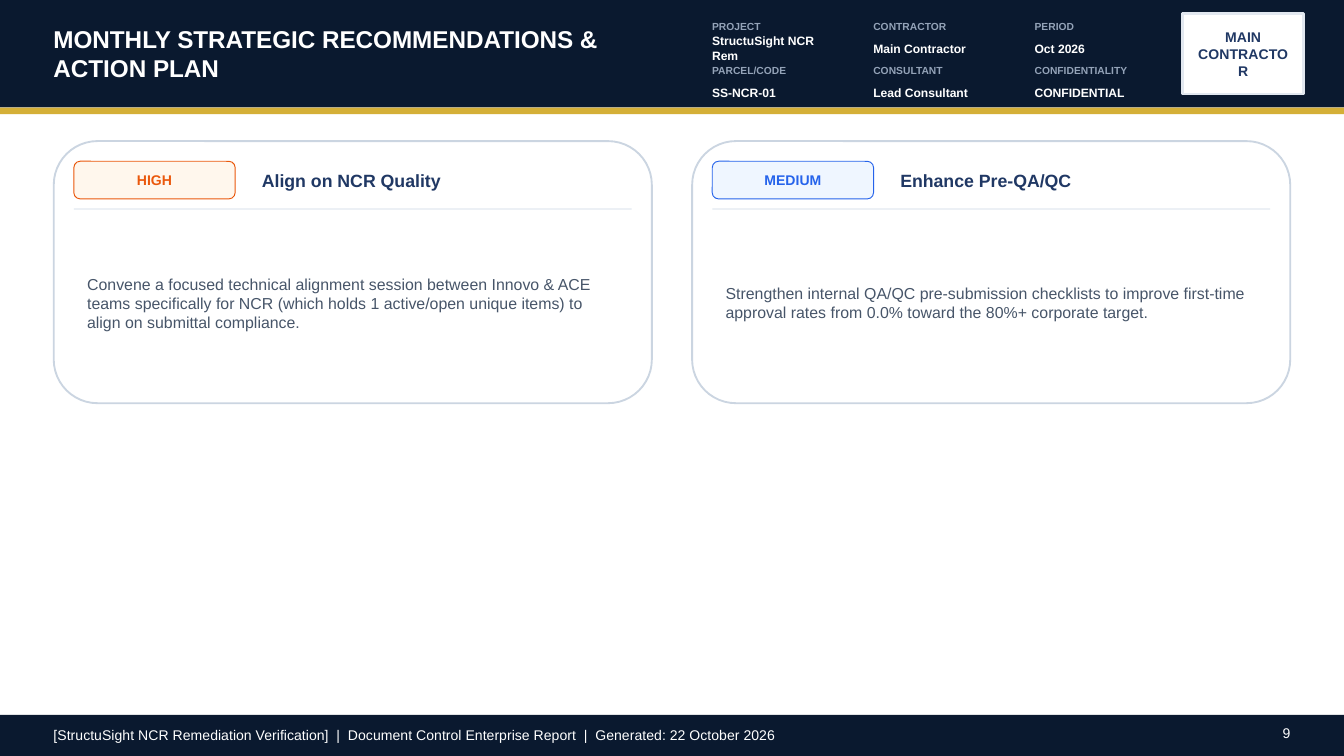
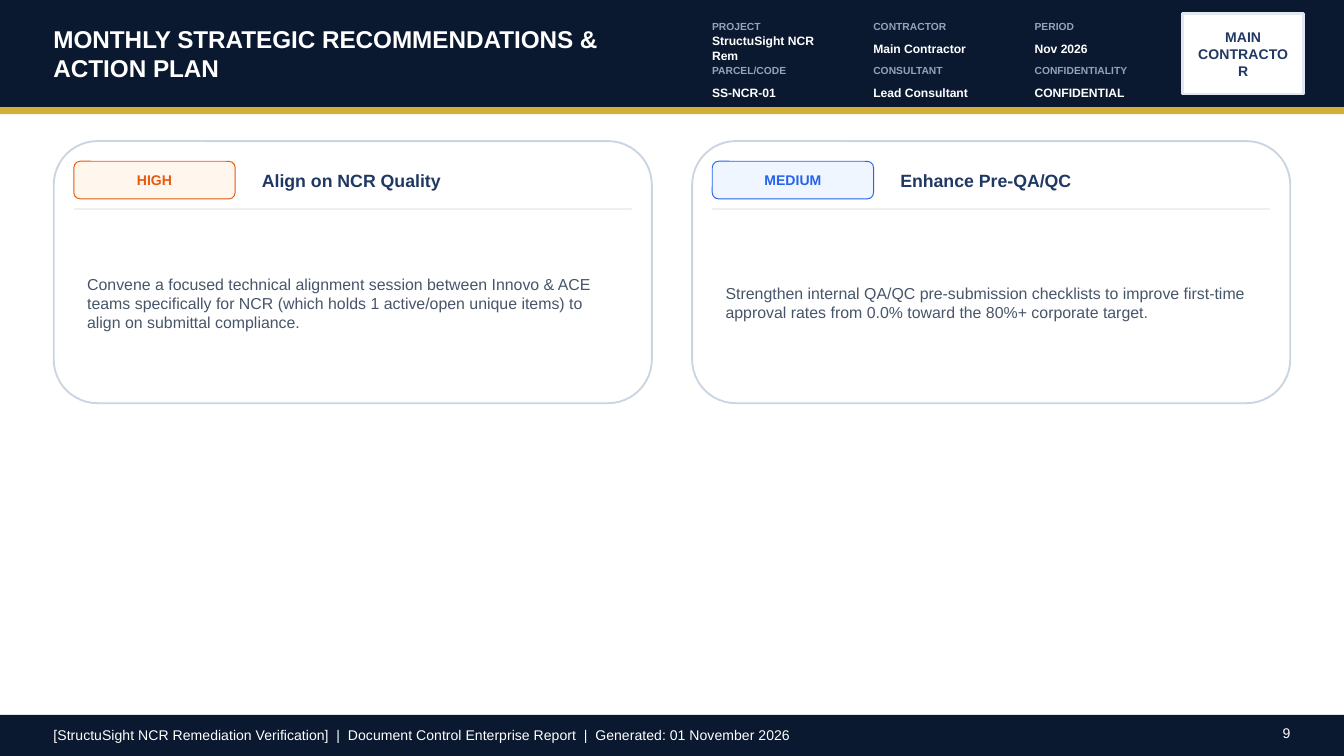
Before and after one commit to ezzeldinrashad197-sudo/ezzeldinrashad197-sudo, a slide deck: slide 9 of evidence/certification/StructuSight-NCR-Verification.pptx. Drawn at 1344x756 pixels with LibreOffice and Linux fonts; fonts in the diff are those of the drawing. Boxes give left, top, right and bottom in pixels: in the first picture for what was removed or moved away, otherwise in the second. Text is boxed around its words. In the diff, an @@ line names an element or a change of style, - is before the commit and + after.

Commit message:
feat(analytics): add presentation hierarchy and labels
Implement architectural submittal tracking (DOC-ARCH), refine export labeling logic, and integrate a dedicated presentation hierarchy test to the verification suite.

```diff
--- a/evidence/certification/StructuSight-NCR-Verification.pptx
+++ b/evidence/certification/StructuSight-NCR-Verification.pptx
@@ text at [1035, 44, 1088, 53]: text changed @@
-Oct 2026
+Nov 2026
@@ text at [53, 730, 789, 743]: text changed @@
-[StructuSight NCR Remediation Verification] | Document Control Enterprise Report | Generated: 22 October 2026
+[StructuSight NCR Remediation Verification] | Document Control Enterprise Report | Generated: 01 November 2026
```
Also in this commit, not shown: 16 other slides changed, 8 other files.
